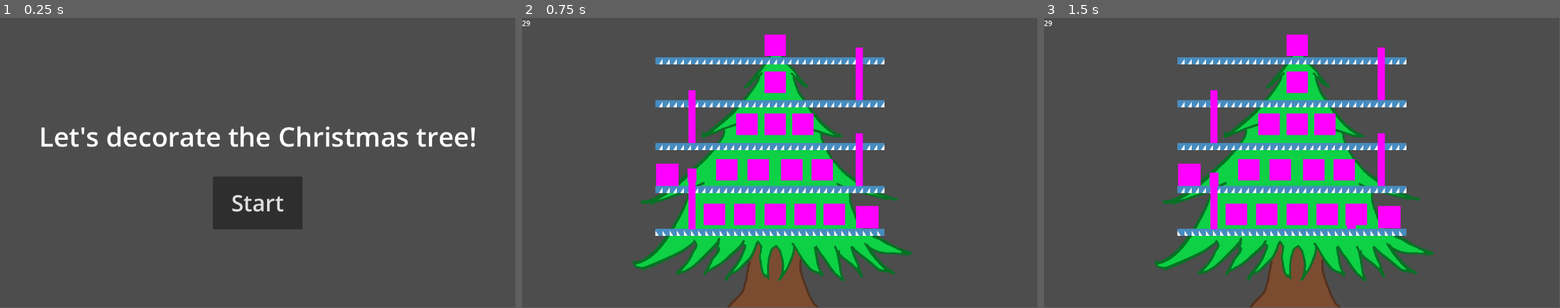
Above: before the commit, frames 1-3 (left to right).
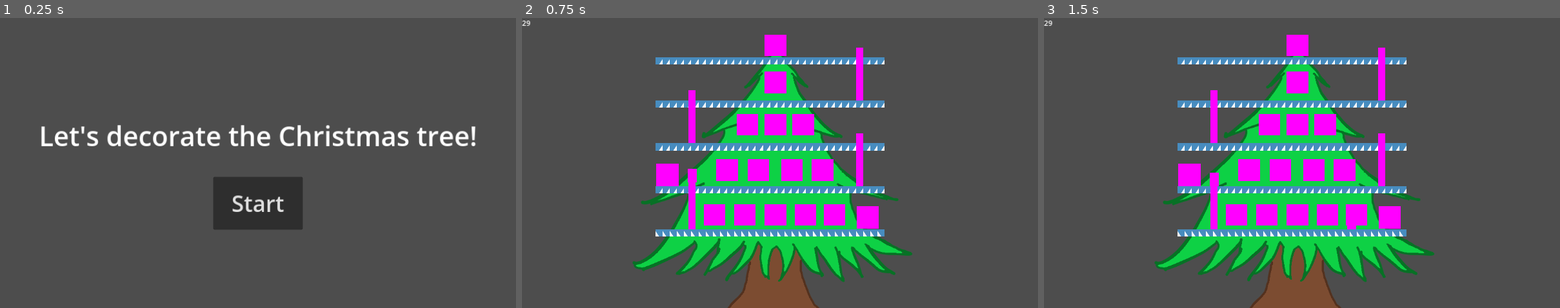
Above: after the commit, the same moments.

Repository: SupakornPholsiri/Decorate_christmas_tree
Game: Godot game, scene res://main_menu.tscn
Two runs of this game, one before a commit and one after it. Both use one fixed random seed, a clock stepped at 60 frames per second and the inputs below. The engine's default icon, where the game draws it, is replaced by a stand-in: a white triangle on a blue panel in a dark square.
Inputs:
- Up to frame 1 (0.25 s): no input
- Up to frame 2 (0.75 s): click "Start" at 0.5 s
- Up to frame 3 (1.5 s): tap Enter at 1.25 s
In our replay, the window is 799x449 before the commit and 800x450 after it. These sizes can differ from the game's own. Grey fills any space a smaller window leaves; there, only what the larger window draws over its background counts as a difference.

The runs differ from the first frame. In frame 1, 1.7% of the frame differs, in the area x 8-93%, y 36-73%; in frame 2, 2.8%; in frame 3, 2.8%, in the area x 0-76%, y 0-100%.

Commit message:
Fix decoration visibility bug
Fixed the bug that make the decoration items that are thrown by player begin visible after the game ended.

Diff:
--- a/Player/player.gd
+++ b/Player/player.gd
@@ -132,5 +132,5 @@
 		var decor_item_instance = decor_item.instantiate()
 		decor_item_instance.decor = decor
 		decor_item_instance.global_position = pos
-		get_tree().get_current_scene().add_child(decor_item_instance)
+		add_sibling(decor_item_instance)
 		decor = null
--- a/project.godot
+++ b/project.godot
@@ -14,6 +14,10 @@
 run/main_scene="res://main_menu.tscn"
 config/features=PackedStringArray("4.2", "GL Compatibility")
 config/icon="res://icon.svg"
+
+[display]
+
+window/stretch/mode="canvas_items"
 
 [input]
 
